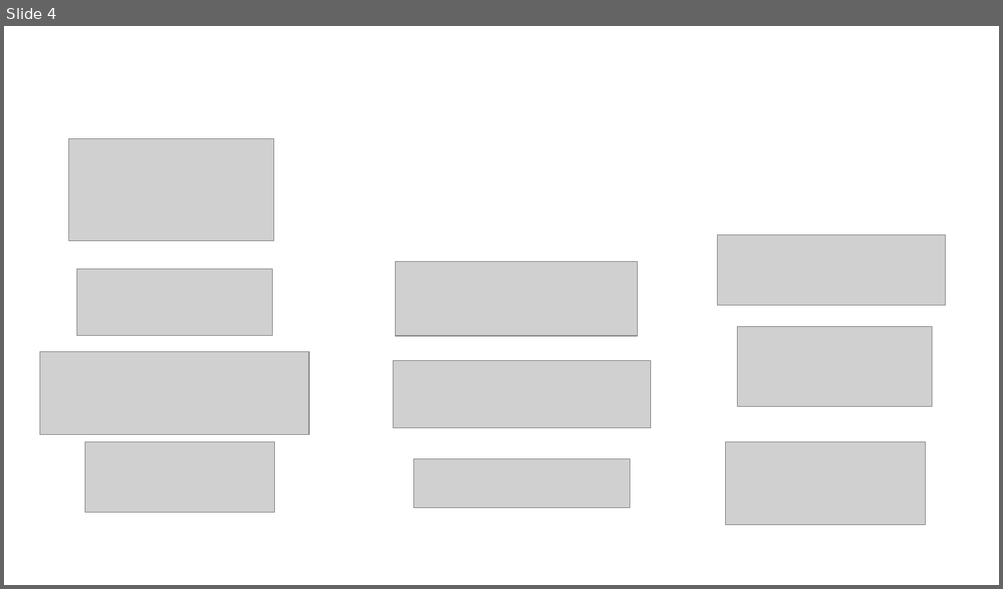
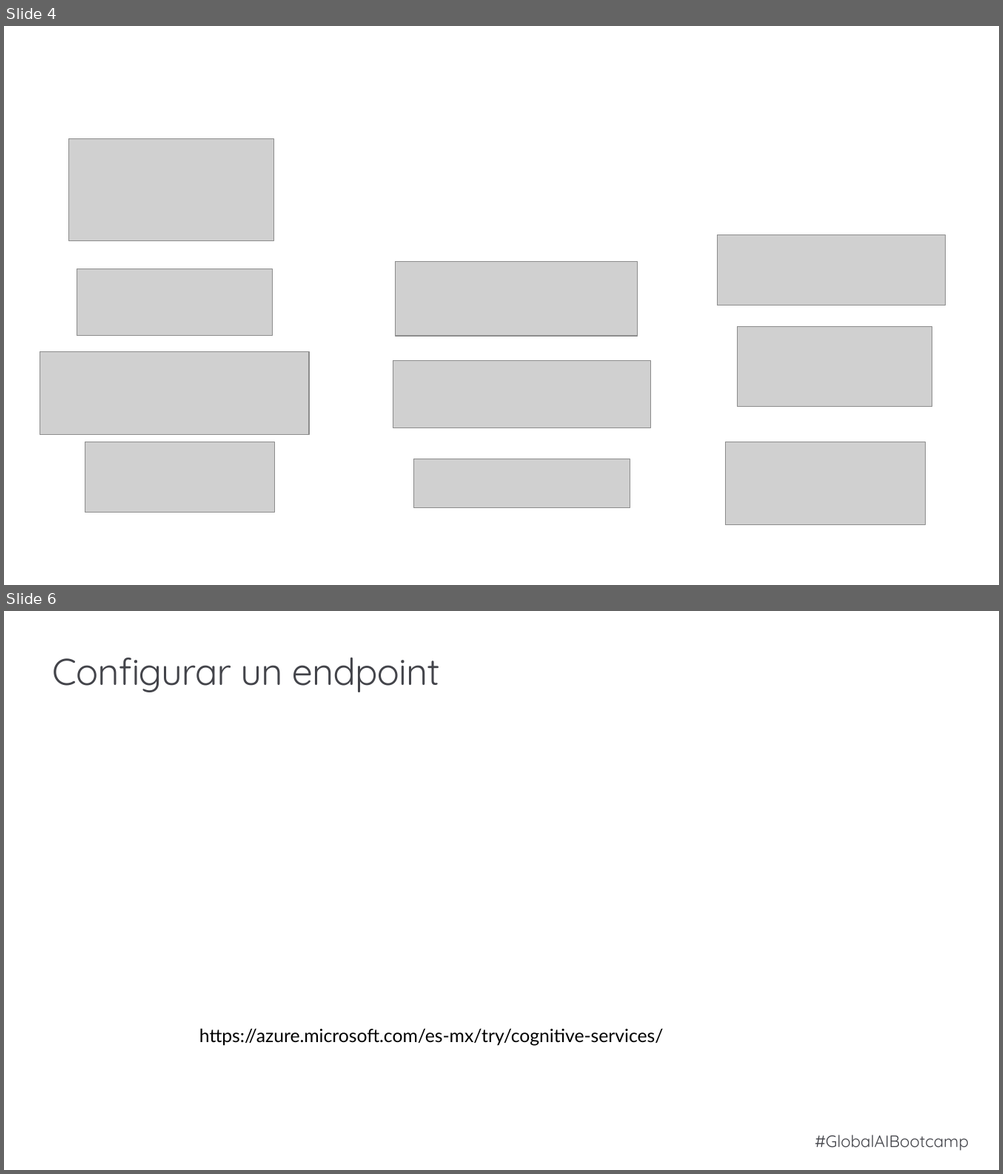
Before and after one commit to Gxbx/face-id-azure-workshop, a slide deck: slides.pptx. Shown one above the other, each under a label of ours: slide 4 before the commit, slides 4 and 6 after it; the slides between them are not shown. The pictures are 1003x589 and 1003x1174 pixels, drawn with LibreOffice and Linux fonts; fonts in the diff are those of the drawing; grey boxes stand for pictures; background and template pictures are left out. Boxes give left, top, right and bottom in pixels: in the first picture for what was removed or moved away, otherwise in the second. Text is boxed around its words. In the diff, an @@ line names an element or a change of style, - is before the commit and + after.

```diff
--- a/slides.pptx
+++ b/slides.pptx
@@ slide 6 added at [4, 611, 999, 1170], background #FFFFFF @@
@@ title added at [52, 657, 440, 692], 36 pt, text #43444A @@
+Configurar un endpoint
@@ text added at [199, 1028, 663, 1046], 17.6 pt, text #000000 @@
+https://azure.microsoft.com/es-mx/try/cognitive-services/
@@ text added at [814, 1135, 968, 1151], 16 pt, text #43444A @@
+#GlobalAIBootcamp
```
Also in this commit, not shown: 1 slide changed, 6 other slides added, 6 slides removed, 1 other file.
